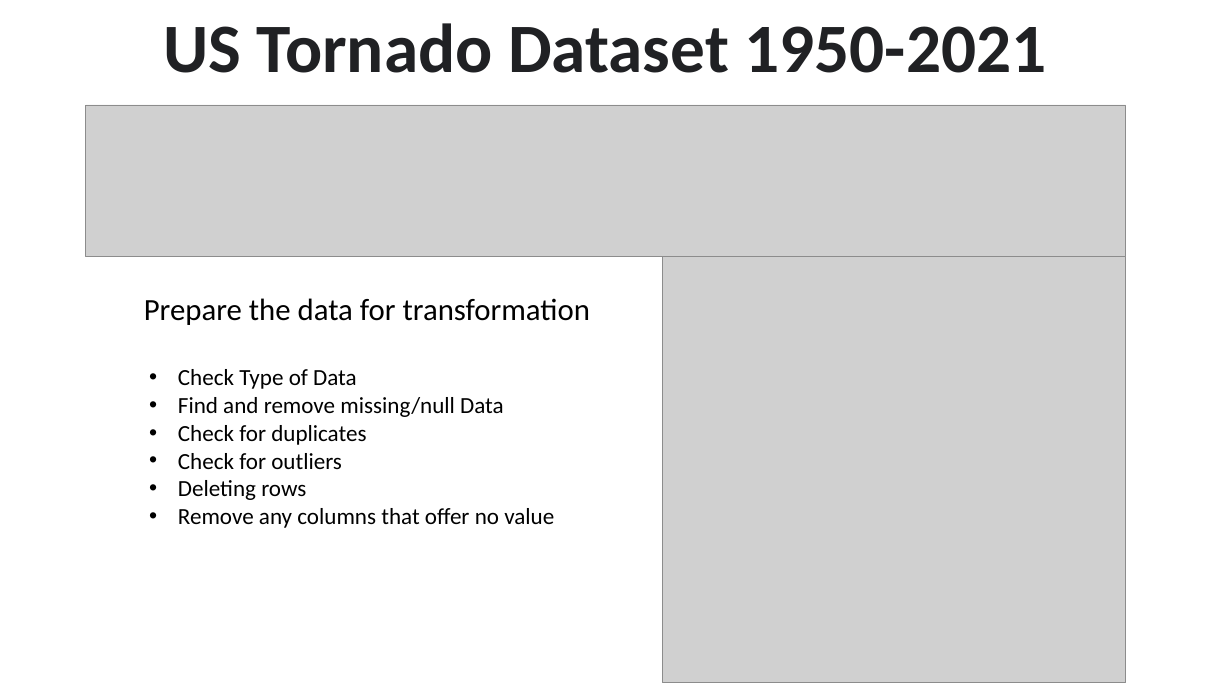
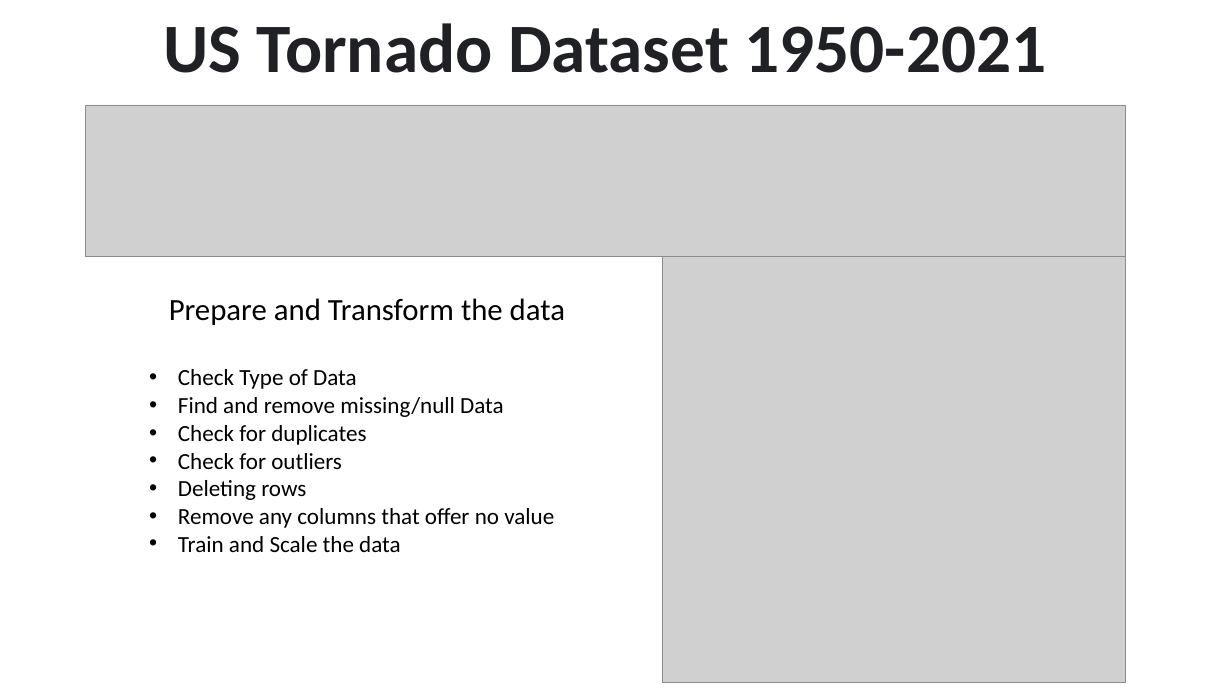
Before and after one commit to amiecostello22/Tornado_Alley, a slide deck: slide 1 of PPAdditions.pptx. Drawn at 1232x693 pixels with LibreOffice and Linux fonts; fonts in the diff are those of the drawing; grey boxes stand for pictures. Boxes give left, top, right and bottom in pixels: in the first picture for what was removed or moved away, otherwise in the second. Text is boxed around its words. In the diff, an @@ line names an element or a change of style, - is before the commit and + after.

```diff
--- a/PPAdditions.pptx
+++ b/PPAdditions.pptx
@@ subtitle at [169, 298, 565, 325]: text changed @@
-Prepare the data for transformation
+Prepare and Transform the data
@@ text at [178, 536, 400, 552]: paragraph added @@
+• Train and Scale the data
```
Also in this commit, not shown: 1 other slide changed.
